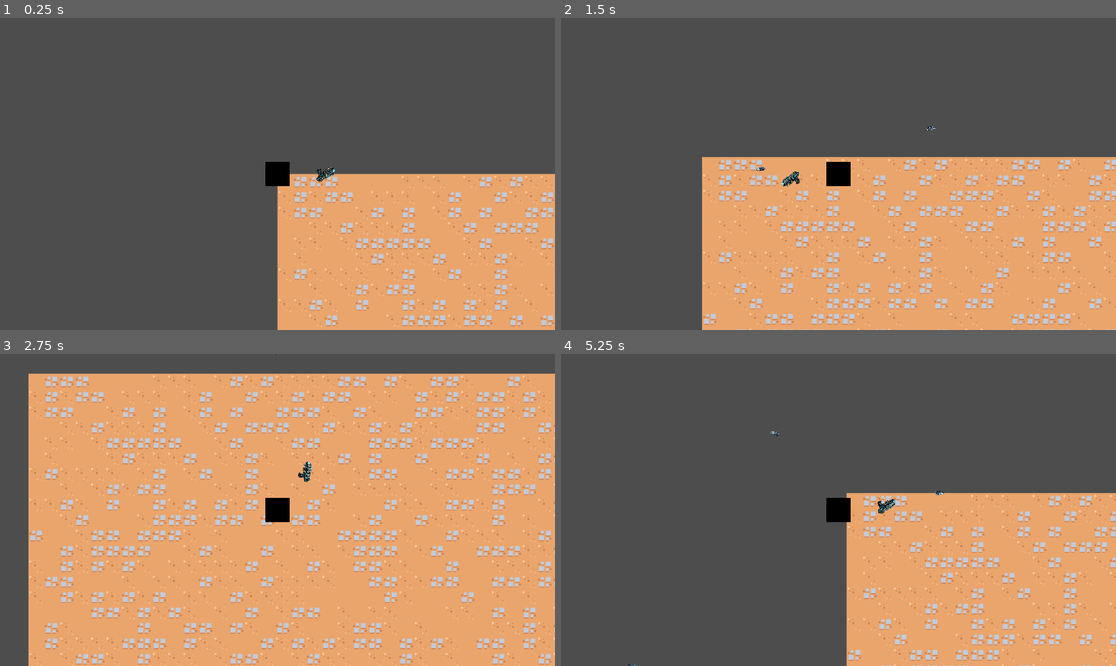
Above: before the commit, frames 1-4 (two rows, left to right).
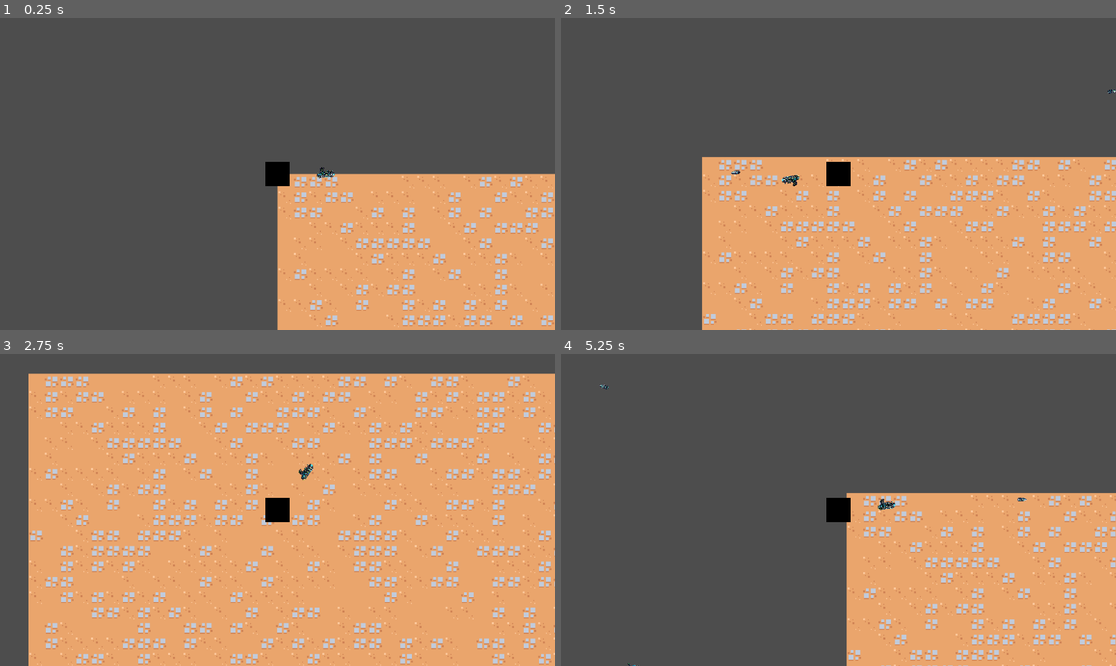
Above: after the commit, the same moments.

Repository: AineeJames/ToBeNamed
Game: Godot game, scene res://scenes/main_game/main_game.tscn
Same seed, same stepped clock (60 frames per second), same inputs: the game is played once before the commit and once after it.
Inputs (mouse positions are in pixels of both pictures, inside the frame that each line leads up to):
- Up to frame 1 (0.25 s): no input
- Up to frame 2 (1.5 s): tap Enter at 0.5 s; move the mouse to (960, 158) at 0.52 s; press the mouse at (960, 158) at 0.53 s; hold D (move_right) 0.53-1.28 s; move the mouse to (727, 189) at 1.27 s; release the mouse at (727, 189) at 1.28 s; hold S (move_down) from 1.28 s (still down); click (727, 189) at 1.35 s
- Up to frame 3 (2.75 s): move the mouse to (333, 441) at 2.02 s; release S (move_down) at 2.03 s; press the mouse at (333, 441) at 2.03 s; hold D (move_right) from 2.03 s (still down)
- Up to frame 4 (5.25 s): move the mouse to (810, 572) at 2.77 s; release D (move_right) at 2.78 s; release the mouse at (810, 572) at 2.78 s; hold W (move_up) 2.78-3.53 s; click (810, 572) at 2.85 s; move the mouse to (1005, 556) at 3.52 s; press the mouse at (1005, 556) at 3.53 s; hold A (move_left) 3.53-5.03 s; move the mouse to (672, 463) at 4.27 s; release the mouse at (672, 463) at 4.28 s; click (672, 463) at 4.35 s; move the mouse to (866, 510) at 5.02 s; press the mouse at (866, 510) at 5.03 s; hold S (move_down) from 5.03 s (still down)

The runs differ from the first frame. In frame 1, 0.1% of the frame differs, in the area x 56-61%, y 47-53%; in frame 2, 0.2%, in the area x 30-100%, y 22-55%; in frame 3, 0.1%; in frame 4, 0.2%.

Commit message:
fixed gun sprite and added taking velocity of gun into account for projectile velocity

Diff:
--- a/scenes/guns/Gun.gd
+++ b/scenes/guns/Gun.gd
@@ -3,6 +3,17 @@
 var Bullet = load("res://scenes/guns/bullet.tscn")
 
 @export var gun_kick: float = 10.0
+@export var movement_influence: float = 0.002
+@export var projectile_speed: float = 20
+var velocity = 0
+var prev_position: Vector2
+
+func _ready():
+	prev_position = global_position
+
+func _physics_process(delta):
+	velocity = (global_position- prev_position) / delta
+	prev_position = global_position
 
 func _input(event):
 	if event.is_action_pressed("fire"):
@@ -17,5 +28,5 @@
 		var instance = Bullet.instantiate()
 		instance.global_position = global_position
 		instance.rotation = rotation
-		instance.velocity = Vector2(10*cos(rotation + PI), 10*sin(rotation + PI))
+		instance.velocity = velocity * movement_influence + Vector2(projectile_speed*cos(rotation + PI), projectile_speed*sin(rotation + PI))
 		get_tree().current_scene.add_child(instance)
--- a/scenes/guns/gun.tscn
+++ b/scenes/guns/gun.tscn
@@ -1,11 +1,11 @@
 [gd_scene load_steps=3 format=3 uid="uid://ytl4lssm2ft7"]
 
 [ext_resource type="Script" path="res://scenes/guns/Gun.gd" id="1_nbacj"]
-[ext_resource type="Texture2D" uid="uid://bc24t0f3k1dg6" path="res://scenes/character/assets/images/gun.png" id="2_6hwkd"]
+[ext_resource type="Texture2D" uid="uid://vecmlpmsdegg" path="res://scenes/guns/gun1/images/gun1.png" id="2_fj756"]
 
 [node name="Node2D" type="Node2D"]
 script = ExtResource("1_nbacj")
 
 [node name="Gun" type="Sprite2D" parent="."]
 scale = Vector2(0.02, 0.02)
-texture = ExtResource("2_6hwkd")
+texture = ExtResource("2_fj756")
